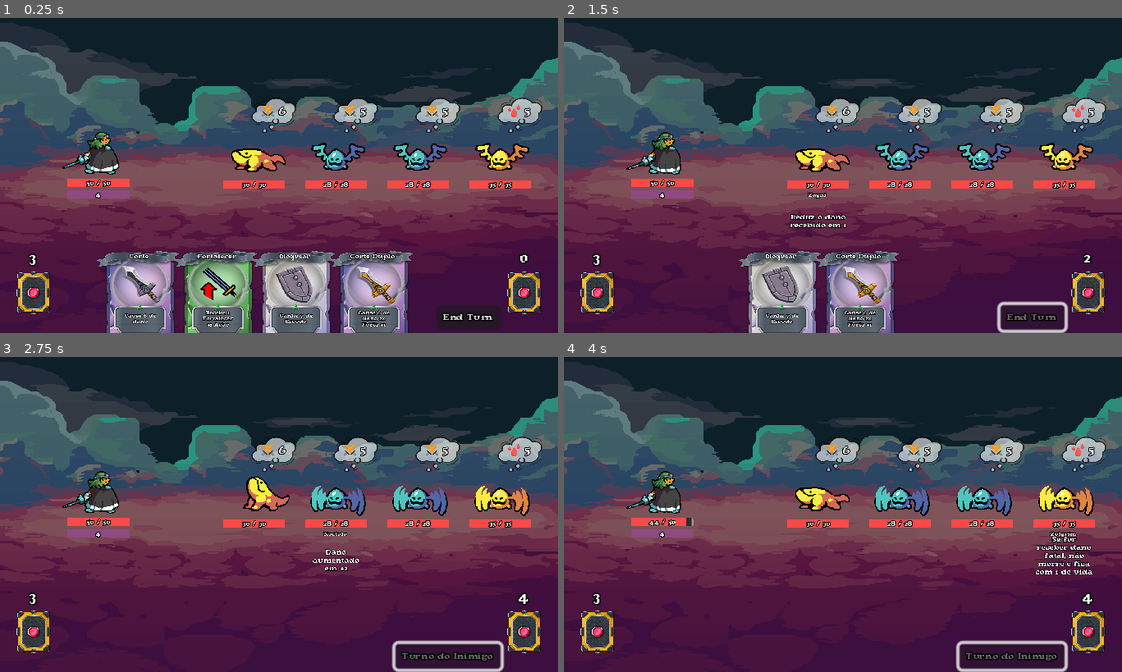
Above: before the commit, frames 1-4 (two rows, left to right).
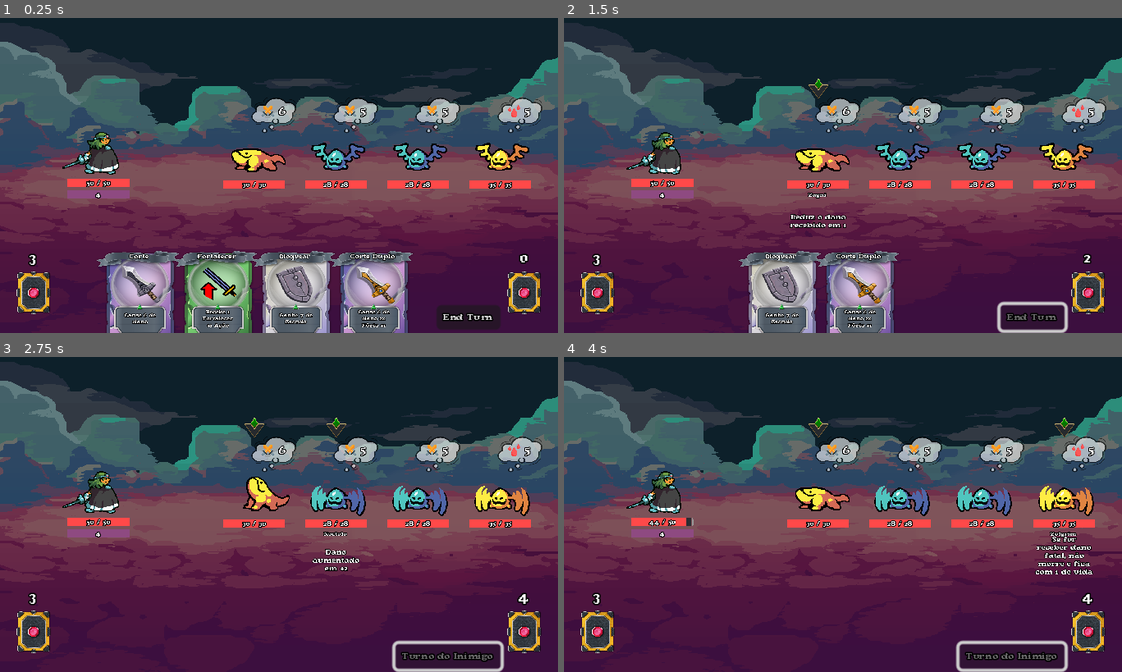
Above: after the commit, the same moments.

Repository: diemissonlima/card-adventure-v2
Game: Godot game, scene res://scenes/base_scenes/stage_base.tscn
The game is run twice, just before and just after one commit, with the same random seed, the same clock (stepped at 60 frames per second) and the same inputs.
Inputs (mouse positions are in pixels of both pictures, inside the frame that each line leads up to):
- Up to frame 1 (0.25 s): no input
- Up to frame 2 (1.5 s): click "End Turn" at 0.5 s; move the mouse to (820, 156) at 1.27 s; click (820, 156) at 1.35 s
- Up to frame 3 (2.75 s): move the mouse to (340, 495) at 2.02 s; click (340, 495) at 2.1 s
- Up to frame 4 (4 s): move the mouse to (982, 495) at 2.77 s; click (982, 495) at 2.85 s; move the mouse to (1066, 495) at 3.52 s; click (1066, 495) at 3.6 s

The runs differ from the first frame. In frame 1, 0.3% of the frame differs, in the area x 22-70%, y 92-99%; in frame 2, 0.3%; in frame 3, 0.2%; in frame 4, 0.2%.

Commit message:
status de blind criado (player e inimigo podem receber)

Diff:
--- a/scenes/actors/paladin.tscn
+++ b/scenes/actors/paladin.tscn
@@ -282,6 +282,7 @@
 offset_right = 61.4999
 offset_bottom = 123.333
 grow_vertical = 0
+theme_override_constants/separation = 10
 
 [node name="Sprite" parent="CharacterBody2D" index="5"]
 position = Vector2(3.33333, 0)
--- a/scenes/base_scenes/base_enemy.tscn
+++ b/scenes/base_scenes/base_enemy.tscn
@@ -65,6 +65,7 @@
 actions_list_icons = {
 "attack": "res://assets/Environment/StatusIcon/ataque.png",
 "bleed": "res://assets/Environment/StatusIcon/bleed.png",
+"blind": "res://assets/Environment/StatusIcon2/abstract_4_small.png",
 "defense": "res://assets/Environment/StatusIcon/block.png",
 "poison": "res://assets/Environment/StatusIcon2/poison_1_small.png"
 }
--- a/scenes/base_scenes/base_player.tscn
+++ b/scenes/base_scenes/base_player.tscn
@@ -144,6 +144,7 @@
 offset_right = 64.8333
 offset_bottom = -60.0
 grow_horizontal = 2
+theme_override_constants/separation = 5
 alignment = 1
 
 [node name="Collision" type="CollisionShape2D" parent="CharacterBody2D"]
--- a/scenes/base_scenes/base_status.tscn
+++ b/scenes/base_scenes/base_status.tscn
@@ -1,19 +1,17 @@
-[gd_scene load_steps=5 format=3 uid="uid://dnaoyo4xpa2we"]
+[gd_scene load_steps=4 format=3 uid="uid://dnaoyo4xpa2we"]
 
 [ext_resource type="Script" path="res://scripts/base_status.gd" id="1_3s6t2"]
-[ext_resource type="Texture2D" uid="uid://s8l2nd8xm300" path="res://assets/Environment/StatusIcon/poison.png" id="1_lxikp"]
 [ext_resource type="FontFile" uid="uid://ilvbydbxo4qs" path="res://assets/Font/njo_14.ttf" id="3_6ybpk"]
 
 [sub_resource type="LabelSettings" id="LabelSettings_ou2gy"]
 line_spacing = 0.0
 font = ExtResource("3_6ybpk")
-font_size = 14
+font_size = 18
 outline_size = 5
 outline_color = Color(0, 0, 0, 1)
 
 [node name="BaseStatus" type="TextureRect" node_paths=PackedStringArray("durability_label")]
 custom_minimum_size = Vector2(20, 20)
-texture = ExtResource("1_lxikp")
 expand_mode = 1
 script = ExtResource("1_3s6t2")
 status_durability = 1
@@ -21,16 +19,15 @@
 
 [node name="Durability" type="Label" parent="."]
 layout_mode = 1
-anchors_preset = 7
-anchor_left = 0.5
+anchors_preset = 3
+anchor_left = 1.0
 anchor_top = 1.0
-anchor_right = 0.5
+anchor_right = 1.0
 anchor_bottom = 1.0
-offset_left = -2.0
-offset_top = -2.0
-offset_right = 4.0
-offset_bottom = 12.0
-grow_horizontal = 2
+offset_left = -6.0
+offset_top = 2.0
+offset_bottom = 16.0
+grow_horizontal = 0
 grow_vertical = 0
 text = "2"
 label_settings = SubResource("LabelSettings_ou2gy")
--- a/scenes/base_scenes/card_base.tscn
+++ b/scenes/base_scenes/card_base.tscn
@@ -35,7 +35,7 @@
 outline_color = Color(0, 0, 0, 1)
 
 [sub_resource type="LabelSettings" id="LabelSettings_e2in4"]
-line_spacing = 0.0
+line_spacing = 2.0
 font = ExtResource("3_sev07")
 font_size = 14
 outline_size = 5
--- a/scenes/base_scenes/stage_base.tscn
+++ b/scenes/base_scenes/stage_base.tscn
@@ -35,6 +35,7 @@
 deck_size = NodePath("Background/Deck/Label")
 discard_pile_size = NodePath("Background/Discard/Label")
 player = NodePath("Background/Paladin")
+enemies_amount = 4
 enemies_list = Array[PackedScene]([ExtResource("3_0b2ql"), ExtResource("4_ucgid"), ExtResource("5_d678t"), ExtResource("5_vwu31"), ExtResource("6_racjn"), ExtResource("6_o3jlq")])
 
 [node name="Background" type="TextureRect" parent="."]
--- /dev/null
+++ b/scenes/status/blind.tscn
@@ -0,0 +1,20 @@
+[gd_scene load_steps=3 format=3 uid="uid://b65xo6x6bal6"]
+
+[ext_resource type="PackedScene" uid="uid://dnaoyo4xpa2we" path="res://scenes/base_scenes/base_status.tscn" id="1_2j2cd"]
+[ext_resource type="Texture2D" uid="uid://doo1u1yxd41mm" path="res://assets/Environment/StatusIcon2/abstract_4_small.png" id="2_u3nvg"]
+
+[node name="Blind" instance=ExtResource("1_2j2cd")]
+texture = ExtResource("2_u3nvg")
+status_name = "blind"
+status_durability = 2
+status_description = "50% de chance de errar o ataque"
+
+[node name="Durability" parent="." index="0"]
+anchors_preset = 3
+anchor_left = 1.0
+anchor_right = 1.0
+offset_left = -6.0
+offset_top = 2.0
+offset_right = 0.0
+offset_bottom = 16.0
+grow_horizontal = 0
--- a/scenes/status/poison.tscn
+++ b/scenes/status/poison.tscn
@@ -12,8 +12,12 @@
 status_description = "Causa dano de veneno de 15% da vida máxima"
 
 [node name="Durability" parent="." index="0"]
-offset_left = -2.5
-offset_top = -1.0
-offset_right = 2.5
-offset_bottom = 13.0
+anchors_preset = 3
+anchor_left = 1.0
+anchor_right = 1.0
+offset_left = -5.0
+offset_top = 2.0
+offset_right = 0.0
+offset_bottom = 16.0
+grow_horizontal = 0
 text = "1"
--- a/scenes/status/strength.tscn
+++ b/scenes/status/strength.tscn
@@ -10,7 +10,11 @@
 status_description = "Aumenta o ataque em 20%"
 
 [node name="Durability" parent="." index="0"]
-offset_left = -3.0
-offset_top = 3.0
-offset_right = 3.0
-offset_bottom = 17.0
+anchors_preset = 3
+anchor_left = 1.0
+anchor_right = 1.0
+offset_left = -6.0
+offset_top = 2.0
+offset_right = 0.0
+offset_bottom = 16.0
+grow_horizontal = 0
--- a/scenes/status/weaken.tscn
+++ b/scenes/status/weaken.tscn
@@ -8,3 +8,13 @@
 status_name = "weaken"
 status_modifier = 50
 status_description = "Diminui o ataque em 50%"
+
+[node name="Durability" parent="." index="0"]
+anchors_preset = 3
+anchor_left = 1.0
+anchor_right = 1.0
+offset_left = -6.0
+offset_top = 2.0
+offset_right = 0.0
+offset_bottom = 16.0
+grow_horizontal = 0
--- a/scripts/base_enemy.gd
+++ b/scripts/base_enemy.gd
@@ -77,12 +77,19 @@
 	var rng: float = randf()
 	if rng <= 0.5:
 		action = "attack"
-	elif rng > 0.5 and rng <= 0.70:
+	elif rng > 0.5 and rng <= 0.75:
 		action = "defense"
-	elif rng > 0.70 and rng <= 0.85:
+	elif rng > 0.75 and rng <= 0.90:
 		action = "poison"
+	elif rng > 0.90 and rng <= 0.95:
+		action = "bleed"
 	else:
-		action = "bleed"
+		action = "blind"
+
+	#if rng <= 0.5:
+		#action = "defense"
+	#elif rng > 0.5 and rng <= 1.0:
+		#action = "blind"
 
 	action_ballon_icon.texture = load(actions_list_icons[action])
 
@@ -115,6 +122,9 @@
 
 		"bleed":
 			action_ballon_label.text = str(damage)
+
+		"blind":
+			action_ballon_label.text = "1"
 
 
 func take_damage(value: int, times_used: int, damage_type: String) -> void:
--- a/scripts/base_player.gd
+++ b/scripts/base_player.gd
@@ -22,6 +22,7 @@
 
 var bonus_damage: float = 0.0
 var is_strengthened: bool = false
+var is_blind: bool = false
 
 
 func _ready() -> void:
@@ -126,6 +127,10 @@
 			"strength":
 				status_instance = preload("res://scenes/status/strength.tscn")
 
+			"blind":
+				status_instance = preload("res://scenes/status/blind.tscn")
+				is_blind = true
+
 		# verificar se status aplicado ja existe no player
 		for status in status_container.get_children():
 			if status.status_name == type:
@@ -172,6 +177,13 @@
 	if not is_strengthened:
 		bonus_damage = damage * damage_modifier / 100
 		damage += round(bonus_damage)
+
+
+func clear_negative_effects(effect: String) -> void:
+	match effect:
+		"blind":
+			if is_blind:
+				is_blind = false
 
 
 func clear_bonus_damage() -> void: # funcao chamada pelo base_status
--- a/scripts/base_stage.gd
+++ b/scripts/base_stage.gd
@@ -10,6 +10,7 @@
 @export var deck_size: Label
 @export var discard_pile_size: Label
 @export var player: Control
+@export var enemies_amount: int
 @export var enemies_list: Array[PackedScene]
 
 var can_click: bool = false
@@ -63,6 +64,7 @@
 
 	enemy_container.add_child(enemy_scene)
 	var area = enemy_scene.get_node("CharacterBody2D/DetectionArea")
+
 	area.mouse_entered.connect(on_mouse_area_entered.bind(enemy_scene))
 	area.mouse_exited.connect(on_mouse_exited)
 	enemy_scene.health = enemy_scene.max_health / 2
@@ -72,9 +74,13 @@
 
 
 func spawn_enemy2() -> void:
-	for j in range(4):
+	for j in range(enemies_amount):
 		var index: int = randi() % enemies_list.size()
 		var enemy_scene = enemies_list[index].instantiate()
+		var area = enemy_scene.get_node("CharacterBody2D/DetectionArea")
+
+		area.mouse_entered.connect(on_mouse_area_entered.bind(enemy_scene))
+		area.mouse_exited.connect(on_mouse_exited)
 
 		enemy_container.add_child(enemy_scene)
 
@@ -87,6 +93,14 @@
 	var card_used = card
 	match card_used.card_type: # verifica o tipo da carta
 		"attack":
+			if player.is_blind:
+				var rng: float = randf()
+				if rng <= 0.5:
+					player.play_animation("attack")
+					await get_tree().create_timer(0.5).timeout
+					player_hand_manager(card)
+					return
+
 			var damage: int = card.card_value
 			if target_enemy != null:
 				player.play_animation("attack")
@@ -189,12 +203,19 @@
 			player.take_damage(enemy.damage, "physical")
 
 		"poison":
+			enemy.play_animation("attack")
+			await get_tree().create_timer(enemy.attack_animation_time).timeout
 			player.apply_status("poison")
 
 		"bleed":
 			enemy.play_animation("attack")
 			await get_tree().create_timer(enemy.attack_animation_time).timeout
 			player.take_damage(enemy.damage, "physical", true)
+
+		"blind":
+			enemy.play_animation("attack")
+			await get_tree().create_timer(enemy.attack_animation_time).timeout
+			player.apply_status("blind")
 
 
 func get_new_enemy_action() -> void:
--- a/scripts/base_status.gd
+++ b/scripts/base_status.gd
@@ -28,6 +28,8 @@
 			get_tree().call_group("player", "clear_bonus_damage")
 		elif status_name == "weaken":
 			get_tree().call_group("enemy", "clear_negative_effects", status_name)
+		elif status_name == "blind":
+			get_tree().call_group("player", "clear_negative_effects", status_name)
 
 		await get_tree().create_timer(0.5).timeout
 		queue_free()
--- a/scripts/card_factory.gd
+++ b/scripts/card_factory.gd
@@ -13,3 +13,5 @@
 	"nevoa_venenosa": "res://scenes/cards/nevoa_venenosa.tscn",
 	"enfraquecer": "res://scenes/cards/enfraquecer.tscn"
 }
+
+# status de blind criado (player e inimigo podem receber)
Binary file removed: assets/status_icon.png
Not shown, removed: assets/status_icon.png.import
